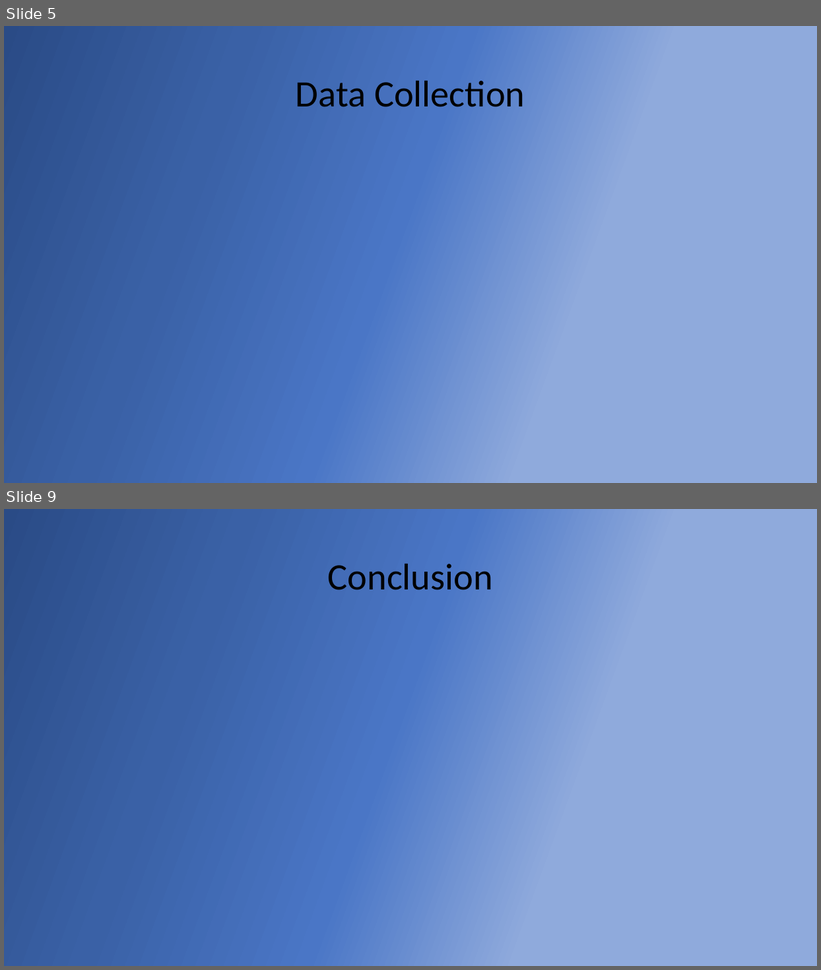
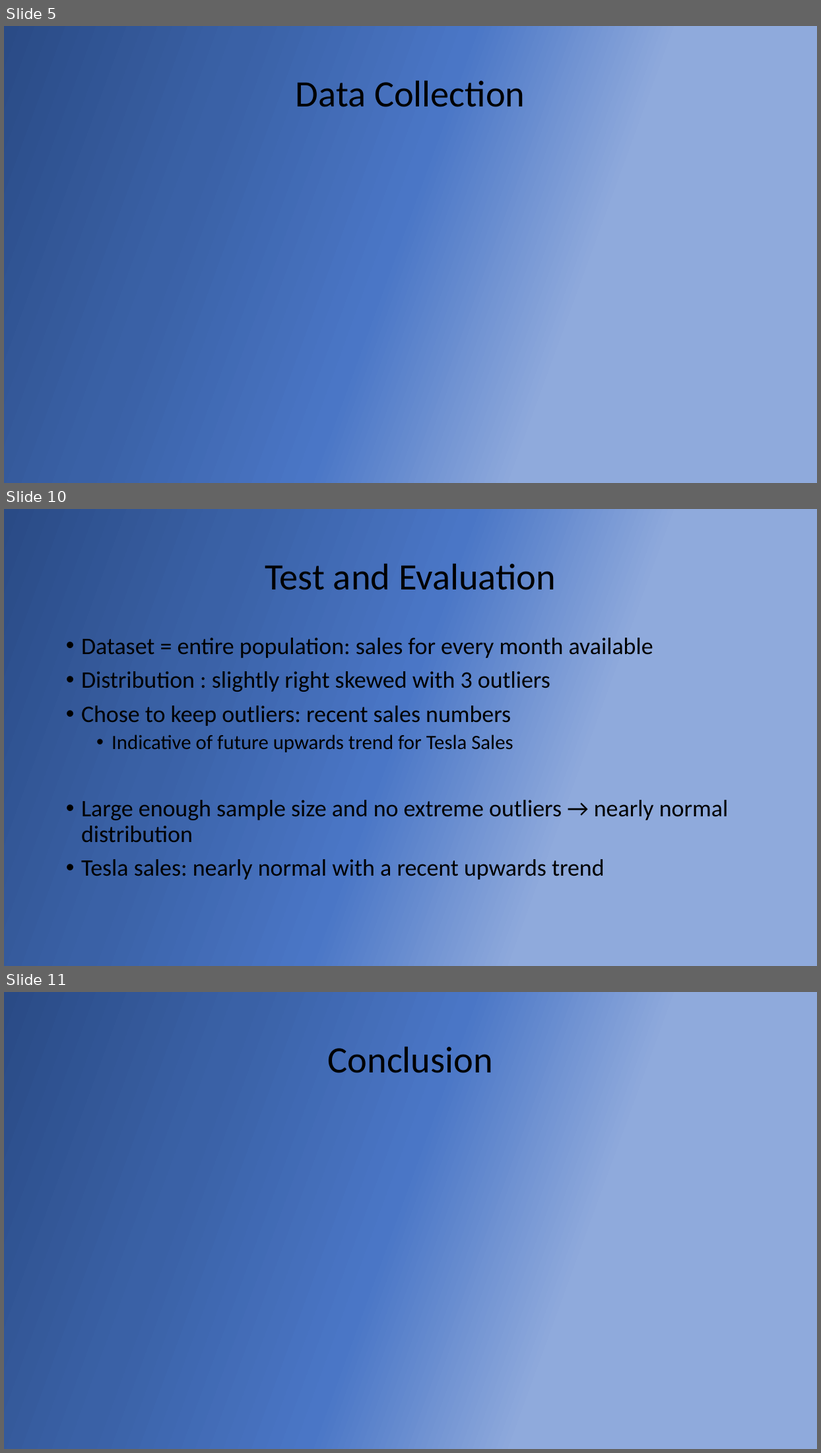
Before and after one commit to sonamgupta1105/Tesla_Analytics, a slide deck: finalPptTesla.pptx. Shown one above the other, each under a label of ours: slides 5 and 9 before the commit, slides 5, 10 and 11 after it; the slides between them are not shown. The pictures are 821x970 and 821x1453 pixels, drawn with LibreOffice and Linux fonts; fonts in the diff are those of the drawing. Boxes give left, top, right and bottom in pixels: in the first picture for what was removed or moved away, otherwise in the second. Text is boxed around its words. In the diff, an @@ line names an element or a change of style, - is before the commit and + after.

```diff
--- a/finalPptTesla.pptx
+++ b/finalPptTesla.pptx
@@ slide 10 added at <box>4,509,817,966</box>, background gradient #2A4B86 to #3A61A6 to #4A76C6 to #8FAADC @@
@@ title added at <box>265,563,556,590</box>, 44 pt, text #000000 @@
+Test and Evaluation
@@ text added at <box>81,638,728,880</box>, 28 pt, text #000000 @@
+• Dataset = entire population: sales for every month available
+• Distribution : slightly right skewed with 3 outliers
+• Chose to keep outliers: recent sales numbers
+  • Indicative of future upwards trend for Tesla Sales
+• Large enough sample size and no extreme outliers → nearly normal distribution
+• Tesla sales: nearly normal with a recent upwards trend
@@ what was slide 9 is now slide 11 @@
```
Also in this commit, not shown: 7 other slides added, 5 slides removed, 1 other file.
